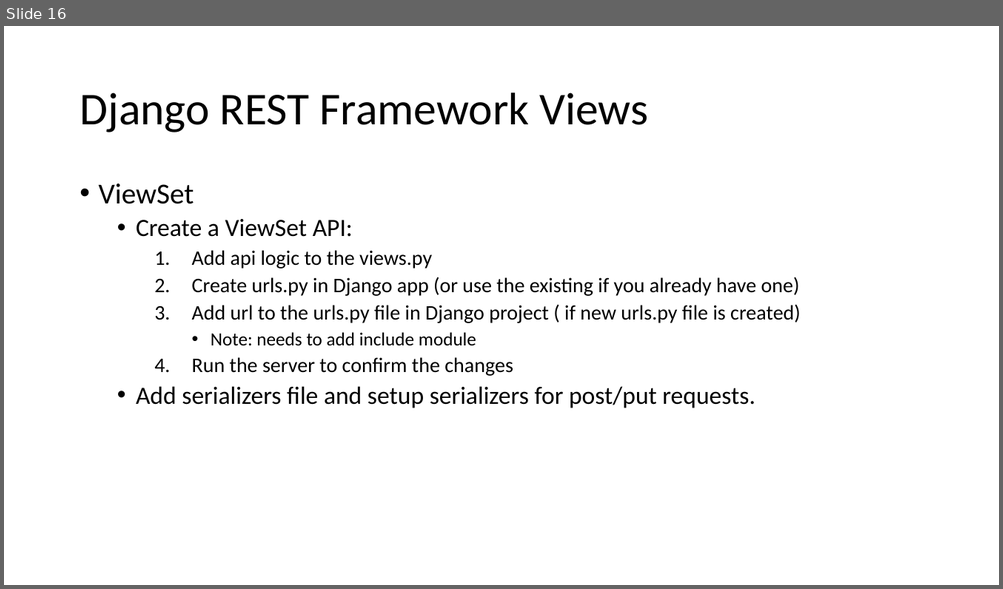
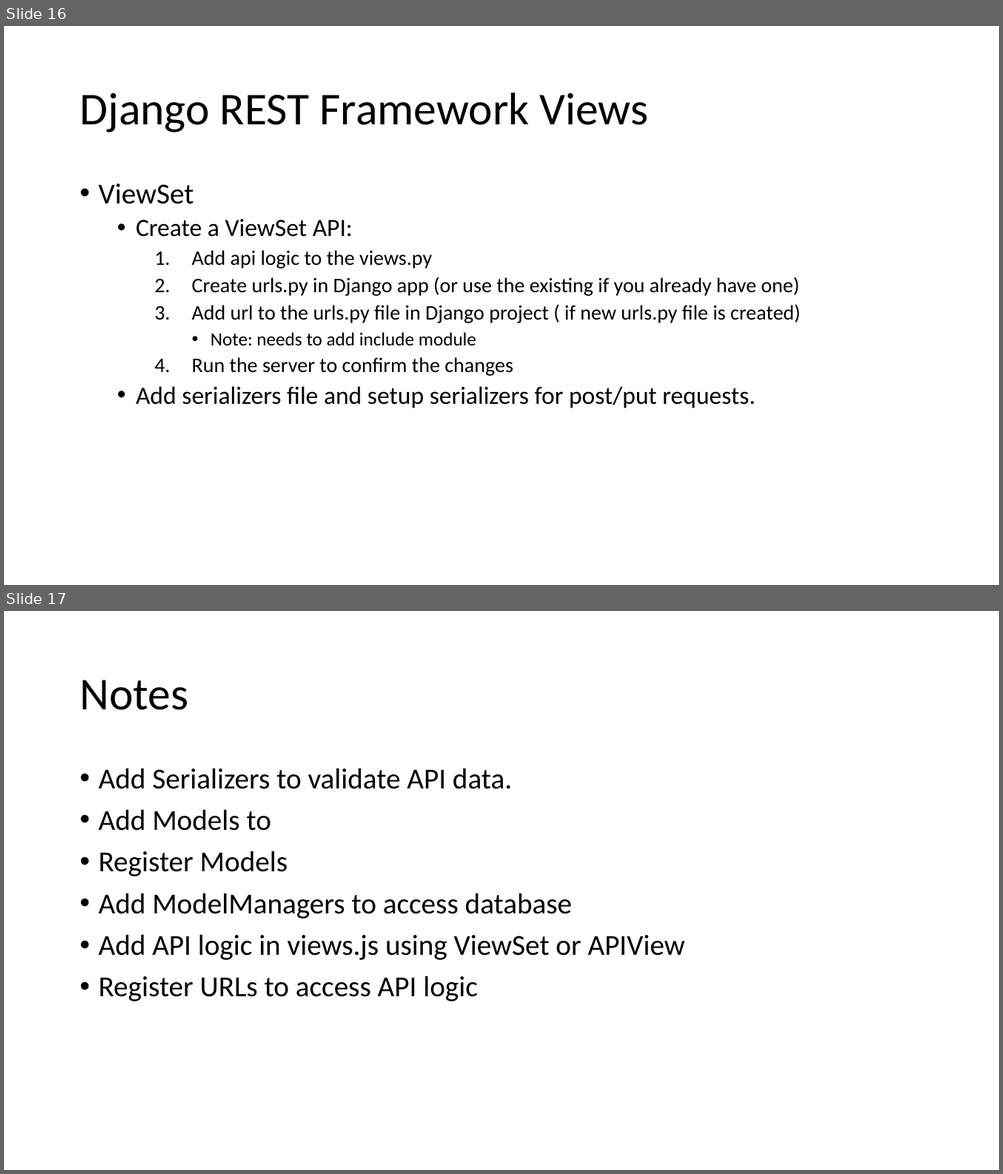
Before and after one commit to Smit24-git/profiles-rest-api, a slide deck: setup.pptx. Shown one above the other, each under a label of ours: slide 16 before the commit, slides 16 and 17 after it. The pictures are 1003x589 and 1003x1174 pixels, drawn with LibreOffice and Linux fonts; fonts in the diff are those of the drawing. Boxes give left, top, right and bottom in pixels: in the first picture for what was removed or moved away, otherwise in the second. Text is boxed around its words. In the diff, an @@ line names an element or a change of style, - is before the commit and + after.

Commit message:
added profiles viewset

```diff
--- a/setup.pptx
+++ b/setup.pptx
@@ slide 17 added at box(4, 611, 999, 1170), background #FFFFFF @@
@@ title added at box(79, 680, 188, 710), 44 pt, text #000000 @@
+Notes
@@ text added at box(99, 768, 685, 1002), 28 pt, text #000000 @@
+• Add Serializers to validate API data.
+• Add Models to
+• Register Models
+• Add ModelManagers to access database
+• Add API logic in views.js using ViewSet or APIView
+• Register URLs to access API logic
```
Also in this commit, not shown: 1 slide changed, 1 slide removed, 4 other files.
